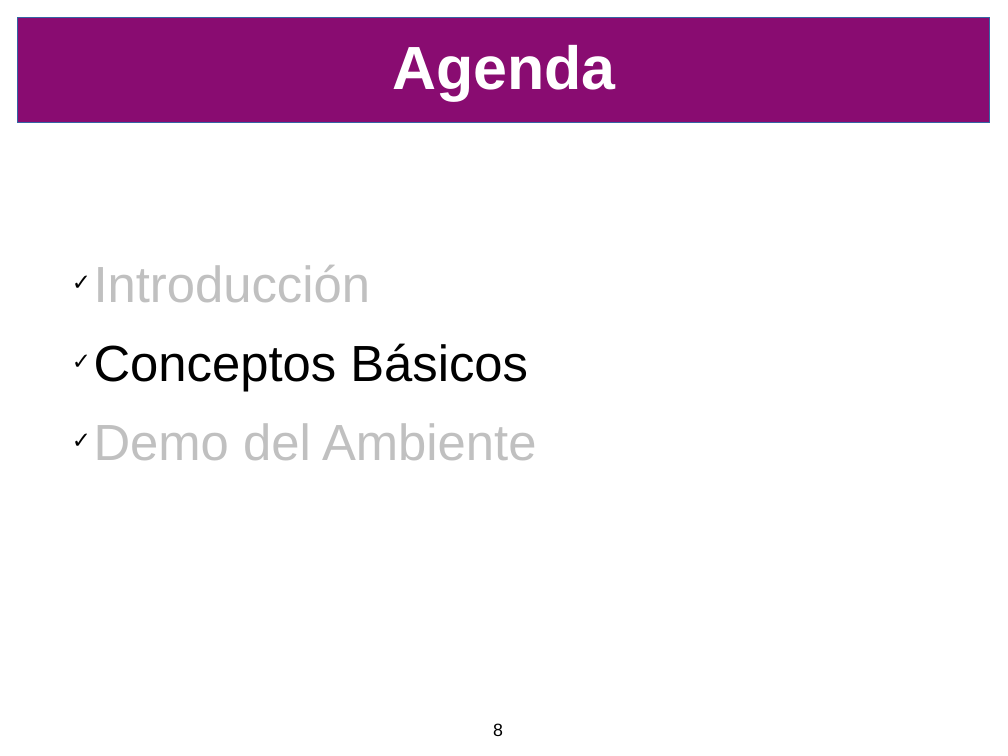
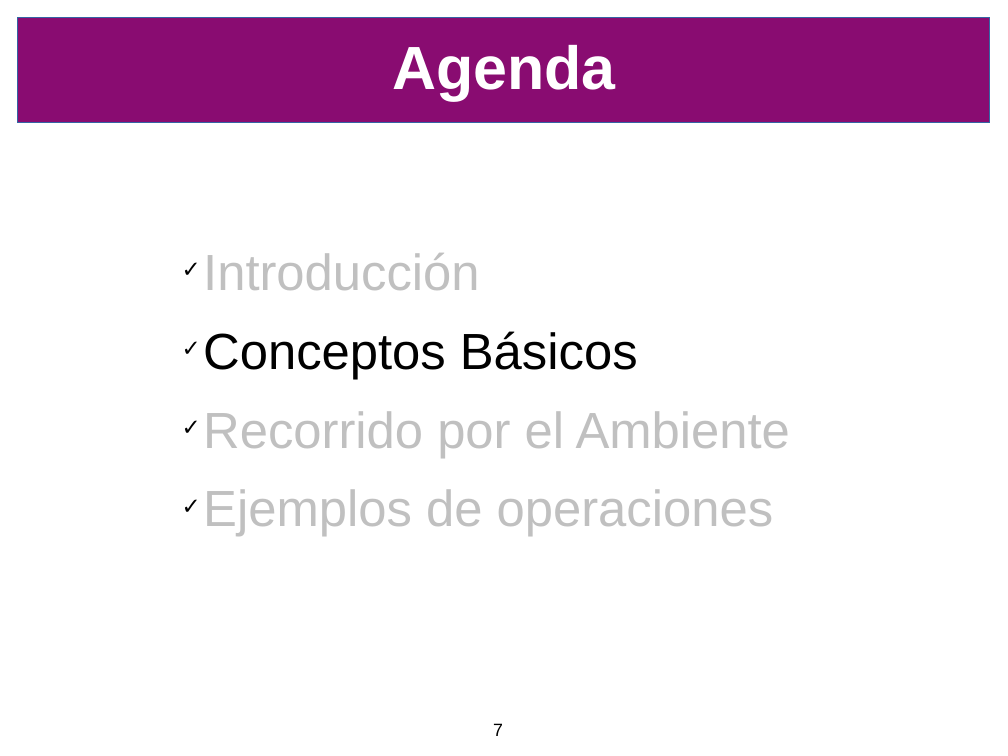
Before and after one commit to SIU-Toba/framework, a slide deck: slide 7 of doc/presentacion/CafeConf2006.odp (slide 8 before the commit). Drawn at 1008x756 pixels with LibreOffice and Linux fonts; fonts in the diff are those of the drawing; background and template pictures are left out. Boxes give left, top, right and bottom in pixels: in the first picture for what was removed or moved away, otherwise in the second. Text is boxed around its words. In the diff, an @@ line names an element or a change of style, - is before the commit and + after.

```diff
--- a/doc/presentacion/CafeConf2006.odp
+++ b/doc/presentacion/CafeConf2006.odp
@@ text "Introducción": place and size @@
-text "Introducción" at <box>94,265,536,460</box>
+text "Introducción" at <box>203,253,790,536</box>
@@ text at <box>203,411,790,536</box>: text changed @@
-✓ Demo del Ambiente
+✓ Recorrido por el Ambiente
+✓ Ejemplos de operaciones
@@ page number at <box>493,723,503,736</box>: text changed @@
-8
+7
```
Also in this commit, not shown: 13 other slides changed, 10 slides added, 2 slides removed.
